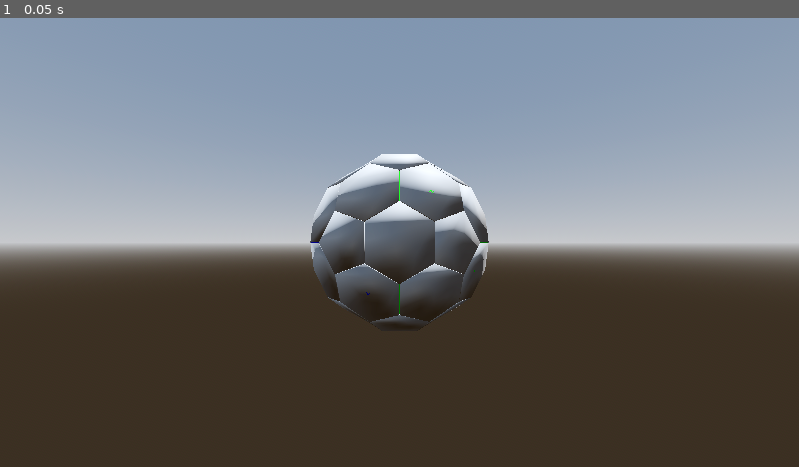
Above: before the commit, frame 1.
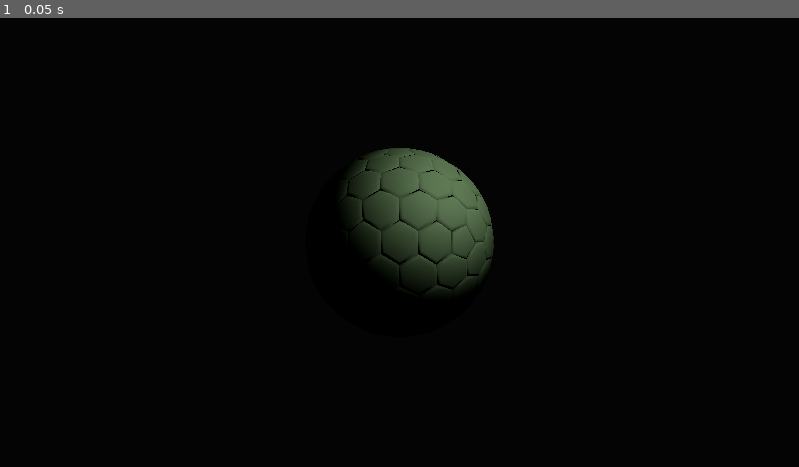
Above: after the commit, the same moment.

Repository: Runbin-Chen/SphericalFarm
Game: Godot game, scene res://sphere_creater/HexPlanetManager.tscn
Same seed, same stepped clock (60 frames per second), same inputs: the game is played once before the commit and once after it. The project has no main scene, so this scene is started directly.
Inputs:
- Up to frame 1 (0.05 s): no input

The runs differ from the first frame. In frame 1, 100% of the frame differs, in the area x 0-100%, y 0-100%.

Commit message:
光照材质暂时测试

Diff:
--- a/sphere_creater/HexPlanetManager.gd
+++ b/sphere_creater/HexPlanetManager.gd
@@ -30,6 +30,7 @@
 	if hex_planet == null:
 		return
 	HexPlanetHexGenerator.generate_planet_tiles_and_chunks(hex_planet)
+	hex_chunk_renders.visible = false #不可见原渲染
 	for i in range(hex_planet.chunks.size()):
 		var chunk_obj := HexChunkRender.new()
 		chunk_obj.name = "Chunk" + str(i)
@@ -37,30 +38,8 @@
 		chunk_obj.set_hex_chunk(hex_planet, i)
 		chunk_obj.update_mesh()
 		hex_chunk_renders.add_child(chunk_obj)
-		#Array Mesh
 
-		#var mesh = chunk_obj.mesh
-		#if mesh != null:
-			## 打印基础信息
-			#print("Mesh资源名称: ", mesh.resource_name)
-			#print("Mesh资源路径: ", mesh.resource_path)
-			#
-			## 如果是ArrayMesh类型
-			#if mesh is ArrayMesh:
-				#print("表面数量: ", mesh.get_surface_count())
-				## 打印每个表面的顶点数
-				#for ii in mesh.get_surface_count():
-					#var arr = mesh.surface_get_arrays(ii)
-					#var vertices = arr[ArrayMesh.ARRAY_VERTEX]
-					#print("表面 %d 顶点数: %d" % [ii, vertices.size()])
-					#
-			## 如果是PrimitiveMesh类型（如BoxMesh/SphereMesh等）
-			#elif mesh is PrimitiveMesh:
-				#print("基础网格类型: ", mesh.get_class())
-				#
-		#else:
-			#print("警告：未找到关联的网格资源")、
-
-		var tile_area_instance = TileArea.instantiate()
-		tile_area_instance.set_shape(chunk_obj.mesh)
+		var tile_area_instance : MeshArea = TileArea.instantiate()
+		tile_area_instance.set_shape(chunk_obj.mesh,i)
+		tile_area_instance.name = "TileArea" + str(i)
 		tile_areas.add_child(tile_area_instance)
--- a/sphere_creater/HexPlanetManager.tscn
+++ b/sphere_creater/HexPlanetManager.tscn
@@ -1,34 +1,28 @@
-[gd_scene load_steps=7 format=3 uid="uid://c3j15o7pe8ey4"]
+[gd_scene load_steps=5 format=3 uid="uid://c3j15o7pe8ey4"]
 
 [ext_resource type="Script" path="res://sphere_creater/HexPlanetManager.gd" id="1_4tf2w"]
 [ext_resource type="Script" path="res://sphere_creater/HexPlanet.gd" id="2_7ygdx"]
 [ext_resource type="Script" path="res://sphere_creater/PerlinTerrainGenerator.gd" id="3_411gc"]
 
-[sub_resource type="ProceduralSkyMaterial" id="ProceduralSkyMaterial_ao6a7"]
-sky_horizon_color = Color(0.64625, 0.65575, 0.67075, 1)
-ground_horizon_color = Color(0.64625, 0.65575, 0.67075, 1)
-
-[sub_resource type="Sky" id="Sky_v4wnq"]
-sky_material = SubResource("ProceduralSkyMaterial_ao6a7")
-
-[sub_resource type="Environment" id="Environment_r812b"]
-background_mode = 2
-sky = SubResource("Sky_v4wnq")
-tonemap_mode = 2
-glow_enabled = true
+[sub_resource type="Environment" id="Environment_qf4pi"]
+background_mode = 1
+background_color = Color(0.0177324, 0.0177324, 0.0177324, 1)
 
 [node name="HexPlanetManager2" type="Node3D" groups=["HexPlanetManager"]]
 script = ExtResource("1_4tf2w")
 
 [node name="WorldEnvironment" type="WorldEnvironment" parent="."]
-environment = SubResource("Environment_r812b")
+environment = SubResource("Environment_qf4pi")
 
 [node name="DirectionalLight3D" type="DirectionalLight3D" parent="."]
-transform = Transform3D(-0.866023, -0.433016, 0.250001, 0, 0.499998, 0.866027, -0.500003, 0.749999, -0.43301, 0, 0, 0)
+transform = Transform3D(-0.866024, -0.433016, 0.250001, 0, 0.499998, 0.866026, -0.500003, 0.749999, -0.43301, 0, 107.511, 0)
+visible = false
 shadow_enabled = true
 
 [node name="HexPlanet" type="Node3D" parent="."]
 script = ExtResource("2_7ygdx")
+subdivisions = 2
+chunk_subdivisions = 2
 
 [node name="PerlinTerrainGenerator" type="Node3D" parent="HexPlanet"]
 script = ExtResource("3_411gc")
@@ -36,9 +30,16 @@
 [node name="Test" type="Node3D" parent="HexPlanet"]
 
 [node name="HexChunkRenders" type="Node3D" parent="."]
+visible = false
 
 [node name="Camera3D" type="Camera3D" parent="."]
 transform = Transform3D(1, 0, 0, 0, 1, 0, 0, 0, 1, 0, 0, 354.725)
 current = true
 
+[node name="OmniLight3D" type="OmniLight3D" parent="."]
+transform = Transform3D(1, 0, 0, 0, 1, 0, 0, 0, 1, 132.859, 151.152, 235.566)
+light_energy = 1.305
+omni_range = 277.104
+omni_attenuation = 0.0
+
 [node name="TileAreas" type="Node3D" parent="."]
--- a/sphere_creater/tile_area.gd
+++ b/sphere_creater/tile_area.gd
@@ -2,7 +2,10 @@
 extends Area3D
 @export var thickness: float = 0.5
 
-var center = []
+var center = [] #中点
+var adjust_vertices = [] #调整后的点数组
+var tile_num:int
+
 
 func _ready() -> void:
 	collision_layer = 1
@@ -12,12 +15,12 @@
 func _on_click(cam, event, pos, normal, shape_idx):
 	if event is InputEventMouseButton and event.pressed:
 		print("凸包碰撞体触发成功")
+		print(tile_num)
 		print(center)
 
 # 通过此方法动态设置碰撞形状
-func set_shape(mesh: Mesh) -> void:
-
-	var adjust_vertices = []
+func set_shape(mesh: Mesh,num:int) -> void:
+	tile_num =num
 	var arr = mesh.surface_get_arrays(0)
 	var vertices = arr[ArrayMesh.ARRAY_VERTEX]
 	center=vertices[0]
@@ -34,17 +37,12 @@
 		adjust_vertices.append(vertices[6])
 		adjust_vertices.append(vertices[2])
 		adjust_vertices.append(vertices[1])
-		#adjust_vertices.append(vertices[1])
-		#adjust_vertices.append(vertices[2])
-		#adjust_vertices.append(vertices[6])
-		#adjust_vertices.append(vertices[5])
-		#adjust_vertices.append(vertices[4])
-		#adjust_vertices.append(vertices[3])
-	var new_mesh:ArrayMesh=generate_extruded_mesh(adjust_vertices,1)
+	var new_mesh:ArrayMesh=generate_extruded_mesh(adjust_vertices,2)
 	var mesh_instance = MeshInstance3D.new()
 	mesh_instance.name = "GeneratedMesh"  # 可选：给节点命名
 	add_child(mesh_instance)
 	mesh_instance.mesh = new_mesh
+	configure_material(mesh_instance)
 
 	var collision_shape = CollisionShape3D.new()
 	collision_shape.shape = new_mesh.create_convex_shape()  # Godot 4.0+关键API
@@ -59,6 +57,7 @@
 	var top_vertices = vertices.duplicate()
 	for i in range(top_vertices.size()):
 		top_vertices[i] += normal * height
+		top_vertices[i] = center + (top_vertices[i] - center) * 0.8
 
 	# 添加底面顶点
 	for v in vertices:
@@ -114,3 +113,19 @@
 	var vec1 = v1 - v0
 	var vec2 = v2 - v0
 	return vec1.cross(vec2).normalized()
+
+
+# 辅助函数：配置材质
+func configure_material(mesh: MeshInstance3D) -> void:
+	mesh.cast_shadow = GeometryInstance3D.SHADOW_CASTING_SETTING_ON
+	# 创建新材质或复制现有材质
+	var mat: StandardMaterial3D = StandardMaterial3D.new()
+
+	# 设置材质属性
+	mat.albedo_color = Color("6a8b5d")  # 基础颜色（红色）
+	mat.metallic = 0                      # 金属度
+	mat.roughness = 0.8               # 粗糙度
+
+
+	# 应用材质到网格
+	mesh.material_override = mat
